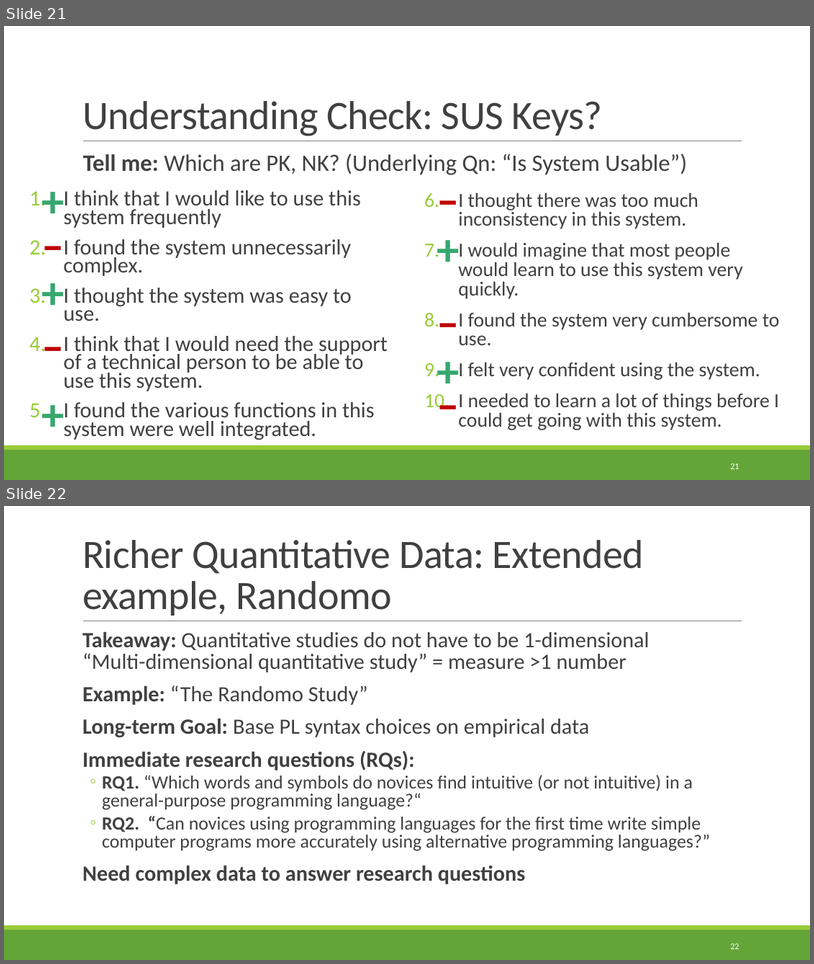
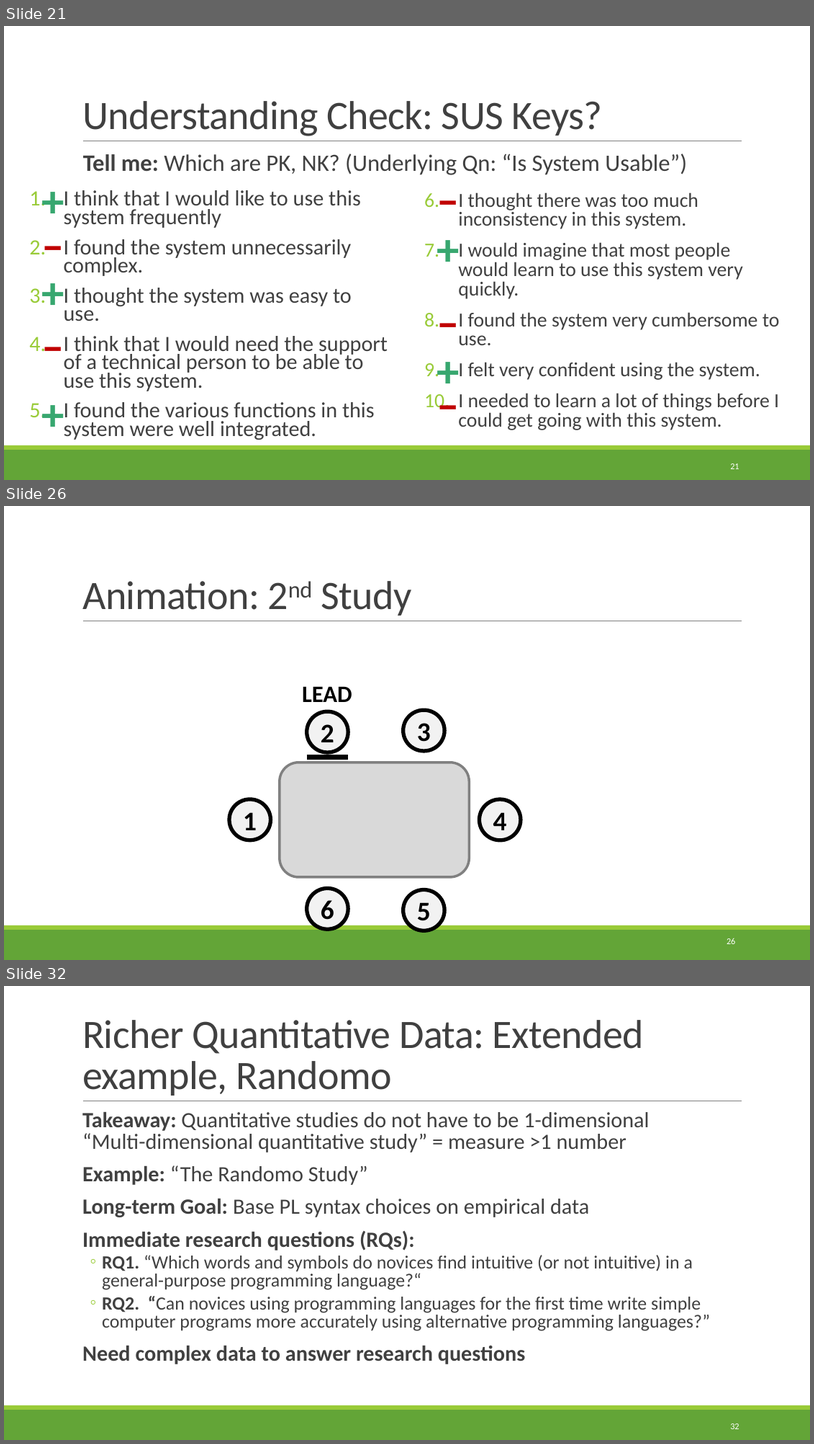
Before and after one commit to rbohrer/pl-course, a slide deck: LectureSlides/09Design2.pptx. Shown one above the other, each under a label of ours: slides 21 and 22 before the commit, slides 21, 26 and 32 after it; the slides between them are not shown. The pictures are 814x964 and 814x1444 pixels, drawn with LibreOffice and Linux fonts; fonts in the diff are those of the drawing. Boxes give left, top, right and bottom in pixels: in the first picture for what was removed or moved away, otherwise in the second. Text is boxed around its words. In the diff, an @@ line names an element or a change of style, - is before the commit and + after.

```diff
--- a/LectureSlides/09Design2.pptx
+++ b/LectureSlides/09Design2.pptx
@@ slide 26 added at [4, 506, 810, 960], background #FFFFFF; not listed: 3 template elements that a slide beside it also shows @@
@@ title added at [82, 581, 412, 615], 48 pt, text #404040 @@
+Animation: 2nd Study
@@ text added at [302, 686, 352, 702], 28 pt, text #000000, bold @@
+LEAD
@@ ellipse added at [307, 712, 348, 753], fill #F2F2F2, outline #000000 4.5 pt, 32 pt, text #000000, bold @@
+2
@@ ellipse added at [404, 710, 445, 751], fill #F2F2F2, outline #000000 4.5 pt, 32 pt, text #000000, bold @@
+3
@@ rounded rectangle added at [280, 762, 470, 877], fill #D9D9D9, outline #808080 3 pt @@
@@ line added from (307, 757) to (348, 757), #000000 6 pt @@
@@ ellipse added at [229, 799, 271, 840], fill #F2F2F2, outline #000000 4.5 pt, 32 pt, text #000000, bold @@
+1
@@ ellipse added at [479, 800, 521, 841], fill #F2F2F2, outline #000000 4.5 pt, 32 pt, text #000000, bold @@
+4
@@ ellipse added at [307, 888, 348, 929], fill #F2F2F2, outline #000000 4.5 pt, 32 pt, text #000000, bold @@
+6
@@ ellipse added at [404, 890, 445, 931], fill #F2F2F2, outline #000000 4.5 pt, 32 pt, text #000000, bold @@
+5
@@ page number added at [727, 937, 736, 944], 10.5 pt, text #FFFFFF @@
+26
@@ what was slide 22 is now slide 32 @@
@@ page number at [730, 1423, 739, 1429]: text changed @@
-22
+32
```
Also in this commit, not shown: 9 other slides added.
